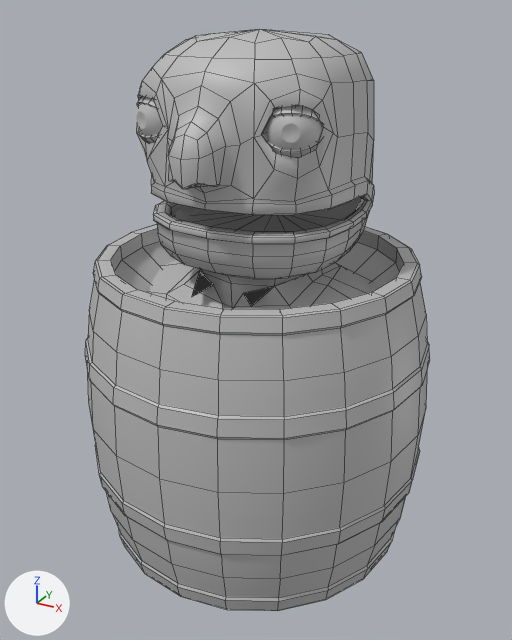
The FBX model ggj-2023/Assets/Models/Characters/Pirate.fbx as it was, and as the next commit left it.
The view is the same before and after, from a 50 mm camera at (1.039, -1.897, 1.717) aimed at (0.007, -0.022, 0.779). The lights are fixed; the arrows at lower left show +X, +Y and +Z. Mesh edges are drawn as thin lines on the coarser meshes. Where no turn or scale is listed for an object, it has been applied to the vertices.

Objects in the first picture: 'Head_Base', 'Head_Base2', 'barrel', 'eye_L', 'eye_R'.
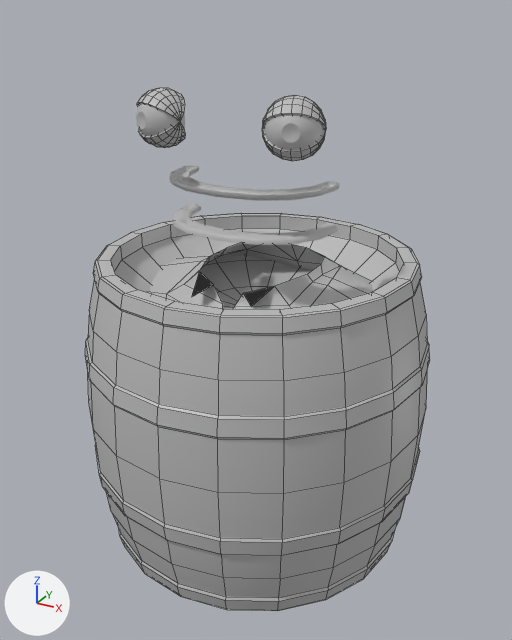
Location of each change, (x1, y1, x2, y2) in pixels of the pictures (512 x 640 px):
'Head_Base', no longer drawn: before (137, 29, 374, 309)
'Gums_Lower', unchanged, uncovered by the edit: before (173, 206, 331, 228); after (173, 204, 338, 245)
'Gums_Upper', unchanged, uncovered by the edit: after (170, 166, 339, 201)

The edits, one by one:
Object 'Head_Base' (ob_head_base) now shows nothing instead of me_mesh.
